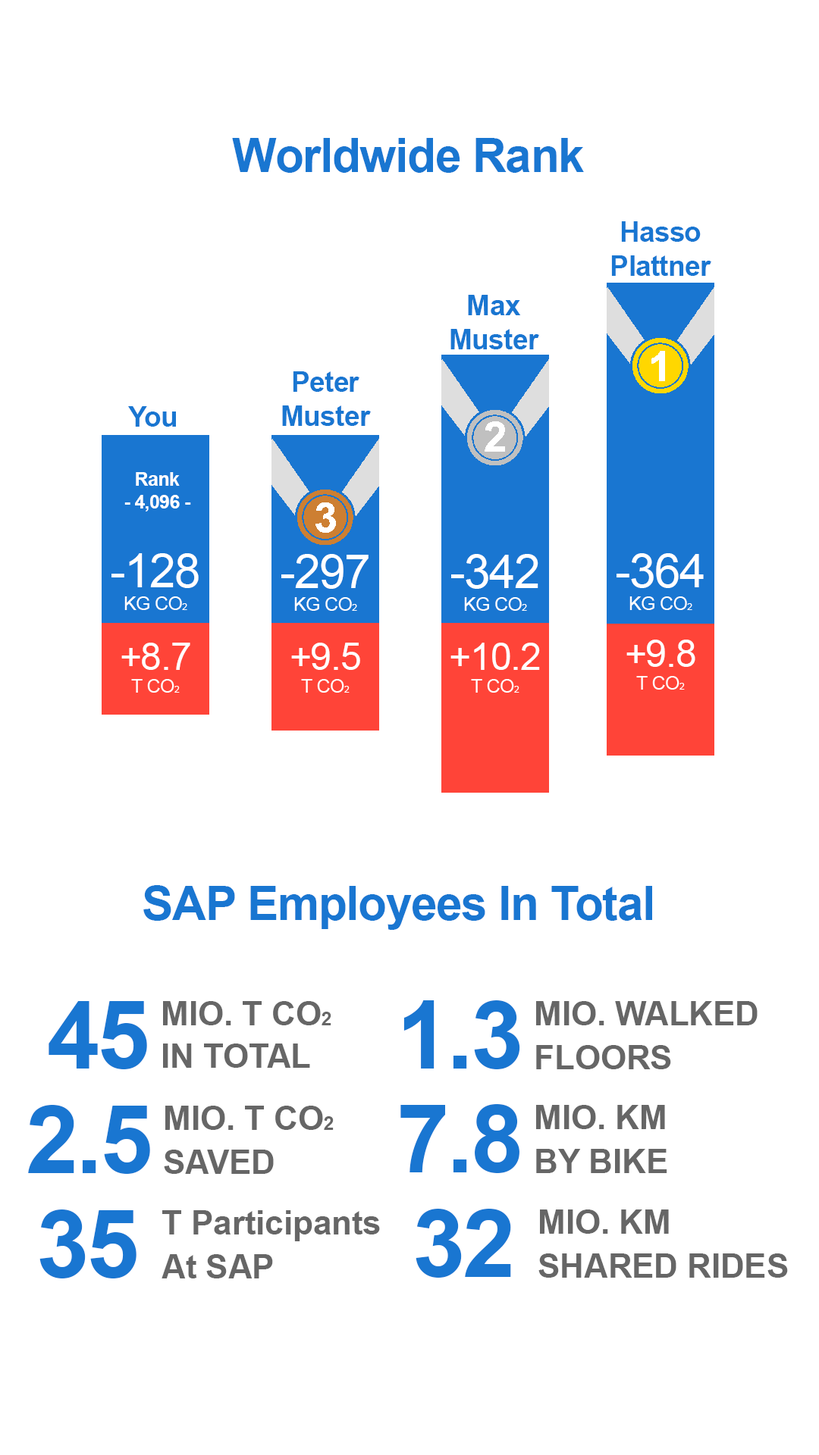
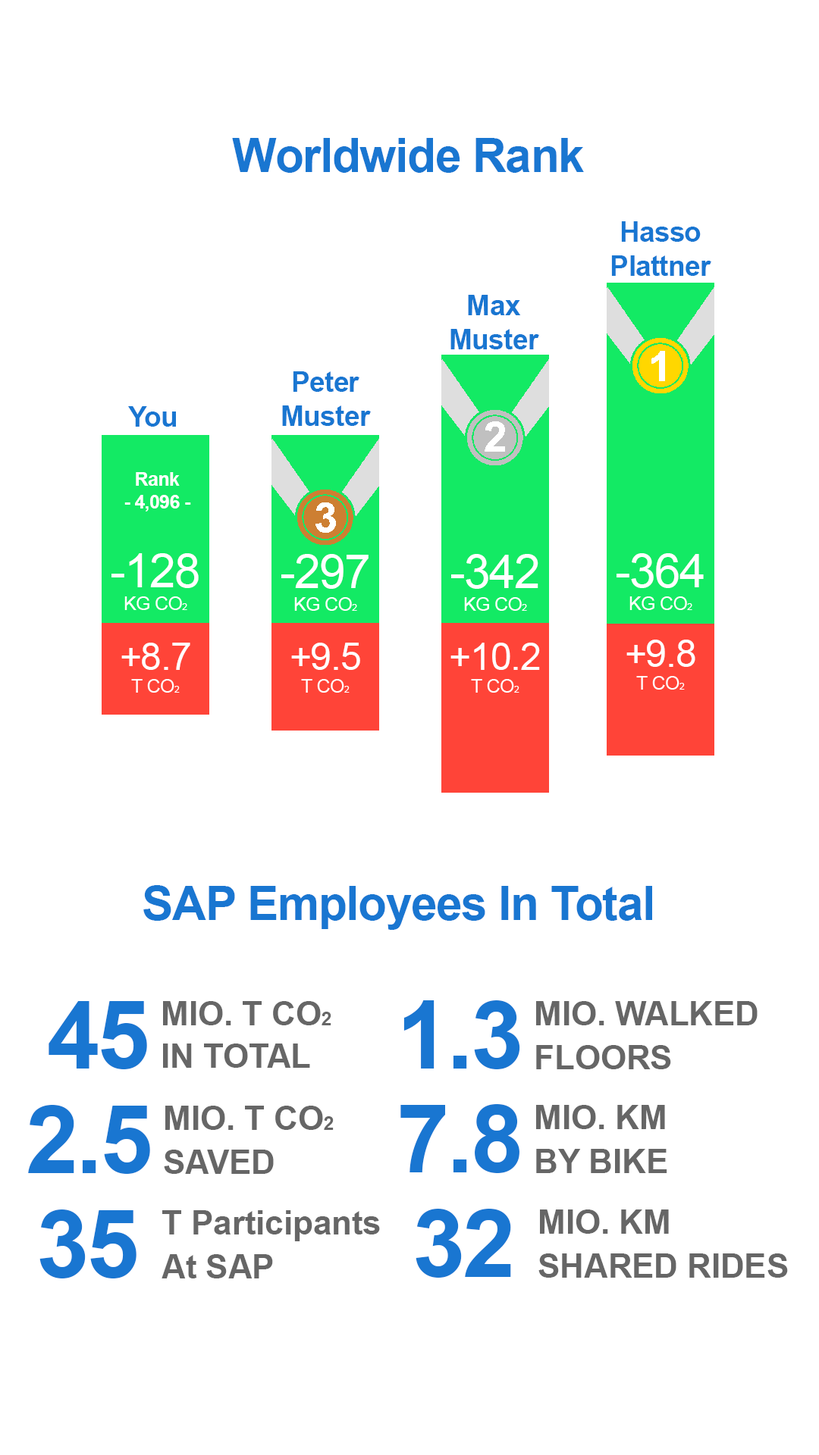
The second 819x1455 image is a revision of the first. Changes to its layers:
painted on "Rechteck 3" (1st of 2, in "Leaderboard" › "You") over [101, 435, 210, 624]
painted on "Rechteck 3" (2nd of 2, in "Leaderboard" › "Platz 3") over [271, 435, 379, 624]
painted on "Rechteck 1" over [441, 354, 549, 624]
painted on "Rechteck 2" over [606, 282, 715, 624]
